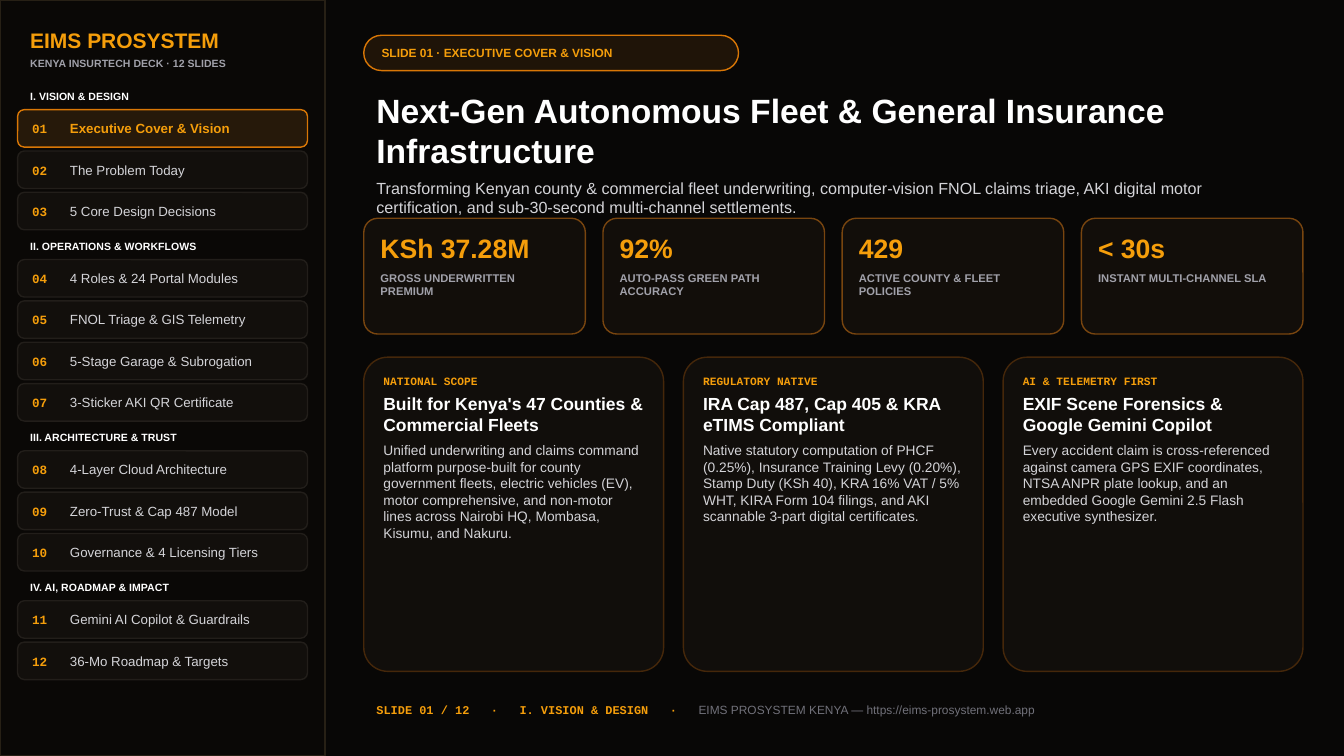
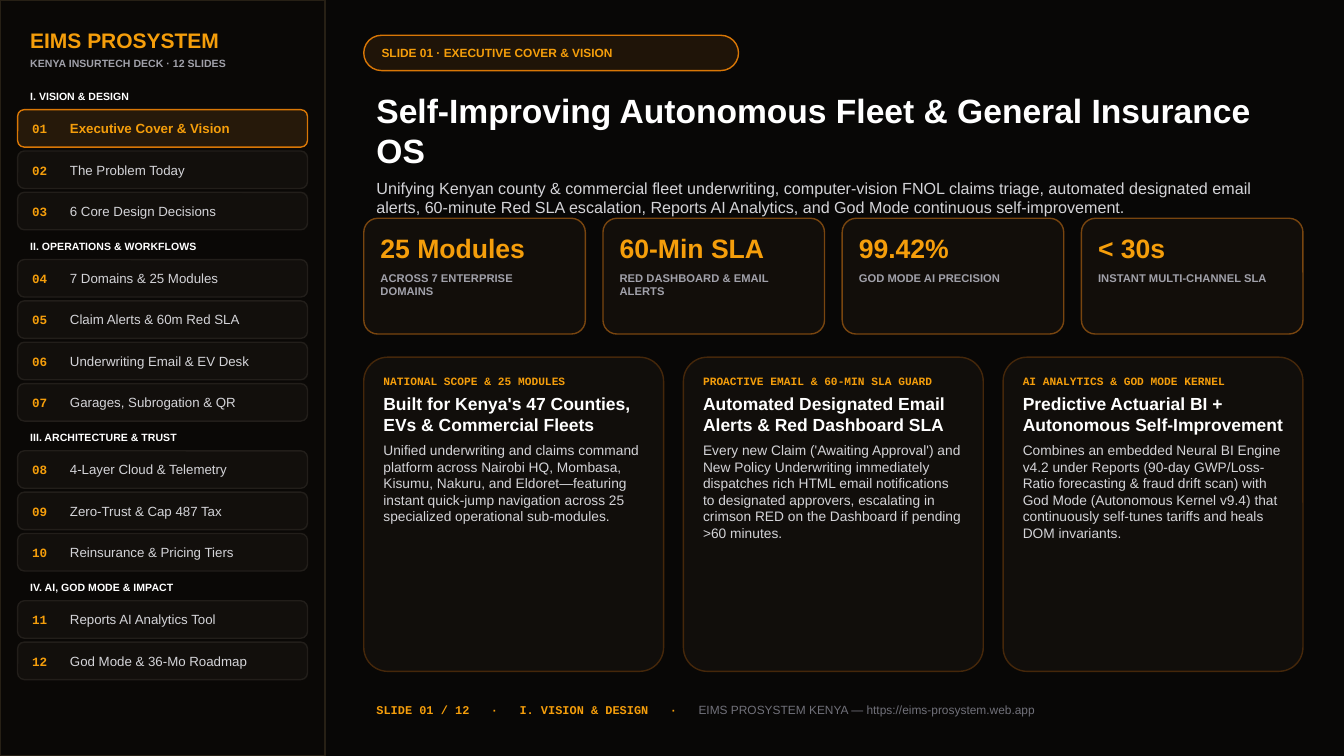
Before and after one commit to tokgot-debug/eims-prosystem, a slide deck: slide 1 of public/EIMS_ProSystem_Pitch_Deck.pptx. Drawn at 1344x756 pixels with LibreOffice and Linux fonts; fonts in the diff are those of the drawing. Boxes give left, top, right and bottom in pixels: in the first picture for what was removed or moved away, otherwise in the second. Text is boxed around its words. In the diff, an @@ line names an element or a change of style, - is before the commit and + after.

```diff
--- a/public/EIMS_ProSystem_Pitch_Deck.pptx
+++ b/public/EIMS_ProSystem_Pitch_Deck.pptx
@@ text at (376, 98, 1251, 217): text changed @@
-Next-Gen Autonomous Fleet & General Insurance Infrastructure
-Transforming Kenyan county & commercial fleet underwriting, computer-vision FNOL claims triage, AKI digital motor certification, and sub-30-second multi-channel settlements.
+Self-Improving Autonomous Fleet & General Insurance OS
+Unifying Kenyan county & commercial fleet underwriting, computer-vision FNOL claims triage, automated designated email alerts, 60-minute Red SLA escalation, Reports AI Analytics, and God Mode continuous self-improvement.
@@ text in rounded rectangle at (380, 238, 525, 295): text changed @@
-KSh 37.28M
-GROSS UNDERWRITTEN PREMIUM
+25 Modules
+ACROSS 7 ENTERPRISE DOMAINS
@@ text in rounded rectangle at (620, 238, 769, 295): text changed @@
-92%
-AUTO-PASS GREEN PATH ACCURACY
+60-Min SLA
+RED DASHBOARD & EMAIL ALERTS
@@ text in rounded rectangle at (859, 239, 1000, 282): text changed @@
-429
-ACTIVE COUNTY & FLEET POLICIES
+99.42%
+GOD MODE AI PRECISION
@@ text in rounded rectangle at (32, 273, 218, 283): text changed @@
-04 4 Roles & 24 Portal Modules
+04 7 Domains & 25 Modules
@@ text in rounded rectangle at (32, 314, 239, 324): text changed @@
-05 FNOL Triage & GIS Telemetry
+05 Claim Alerts & 60m Red SLA
@@ text in rounded rectangle at (32, 356, 249, 369): text changed @@
-06 5-Stage Garage & Subrogation
+06 Underwriting Email & EV Desk
@@ text in rounded rectangle at (383, 377, 638, 524): text changed @@
-NATIONAL SCOPE
-Built for Kenya's 47 Counties & Commercial Fleets
-Unified underwriting and claims command platform purpose-built for county government fleets, electric vehicles (EV), motor comprehensive, and non-motor lines across Nairobi HQ, Mombasa, Kisumu, and Nakuru.
+NATIONAL SCOPE & 25 MODULES
+Built for Kenya's 47 Counties, EVs & Commercial Fleets
+Unified underwriting and claims command platform across Nairobi HQ, Mombasa, Kisumu, Nakuru, and Eldoret—featuring instant quick-jump navigation across 25 specialized operational sub-modules.
@@ text in rounded rectangle at (703, 377, 961, 538): text changed @@
-REGULATORY NATIVE
-IRA Cap 487, Cap 405 & KRA eTIMS Compliant
-Native statutory computation of PHCF (0.25%), Insurance Training Levy (0.20%), Stamp Duty (KSh 40), KRA 16% VAT / 5% WHT, KIRA Form 104 filings, and AKI scannable 3-part digital certificates.
+PROACTIVE EMAIL & 60-MIN SLA GUARD
+Automated Designated Email Alerts & Red Dashboard SLA
+Every new Claim ('Awaiting Approval') and New Policy Underwriting immediately dispatches rich HTML email notifications to designated approvers, escalating in crimson RED on the Dashboard if pending >60 minutes.
@@ text in rounded rectangle at (1023, 377, 1283, 538): text changed @@
-AI & TELEMETRY FIRST
-EXIF Scene Forensics & Google Gemini Copilot
-Every accident claim is cross-referenced against camera GPS EXIF coordinates, NTSA ANPR plate lookup, and an embedded Google Gemini 2.5 Flash executive synthesizer.
+AI ANALYTICS & GOD MODE KERNEL
+Predictive Actuarial BI + Autonomous Self-Improvement
+Combines an embedded Neural BI Engine v4.2 under Reports (90-day GWP/Loss-Ratio forecasting & fraud drift scan) with God Mode (Autonomous Kernel v9.4) that continuously self-tunes tariffs and heals DOM invariants.
@@ text in rounded rectangle at (32, 397, 236, 410): text changed @@
-07 3-Sticker AKI QR Certificate
+07 Garages, Subrogation & QR
@@ text in rounded rectangle at (32, 464, 226, 477): text changed @@
-08 4-Layer Cloud Architecture
+08 4-Layer Cloud & Telemetry
@@ text in rounded rectangle at (32, 506, 222, 519): text changed @@
-09 Zero-Trust & Cap 487 Model
+09 Zero-Trust & Cap 487 Tax
@@ text in rounded rectangle at (32, 547, 234, 560): text changed @@
-10 Governance & 4 Licensing Tiers
+10 Reinsurance & Pricing Tiers
@@ text at (30, 583, 173, 593): text changed @@
-IV. AI, ROADMAP & IMPACT
+IV. AI, GOD MODE & IMPACT
@@ text in rounded rectangle at (32, 614, 215, 627): text changed @@
-11 Gemini AI Copilot & Guardrails
+11 Reports AI Analytics Tool
@@ text in rounded rectangle at (32, 656, 247, 669): text changed @@
-12 36-Mo Roadmap & Targets
+12 God Mode & 36-Mo Roadmap
```
Also in this commit, not shown: 11 other slides changed, 1 other file.
